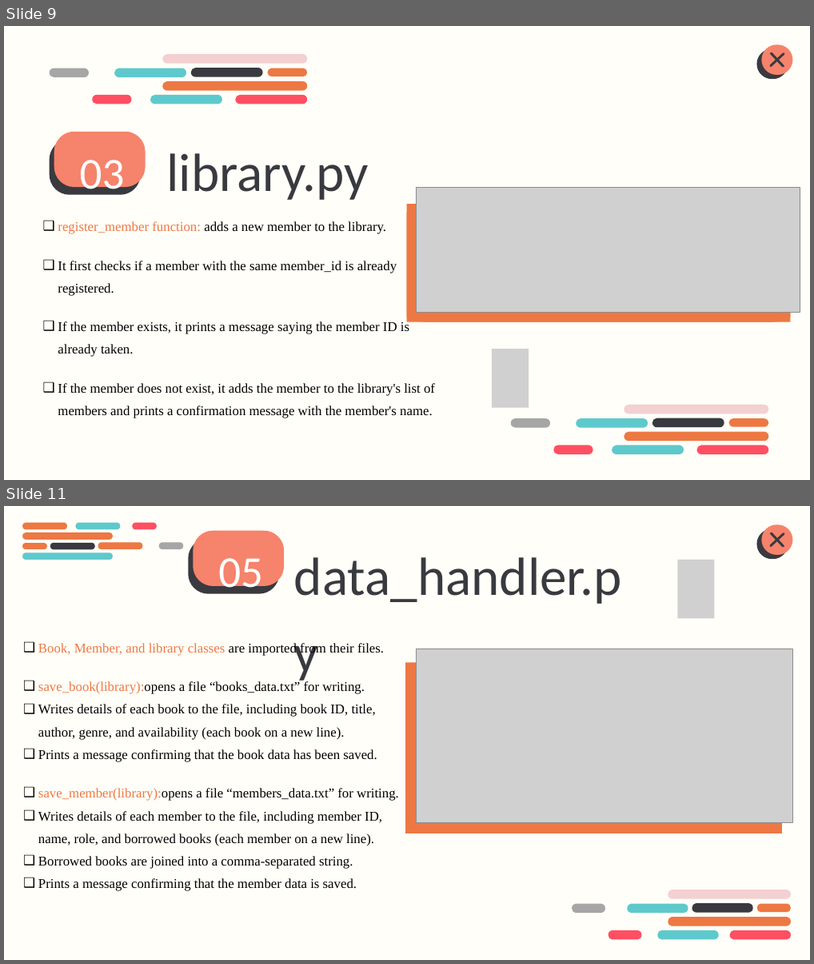
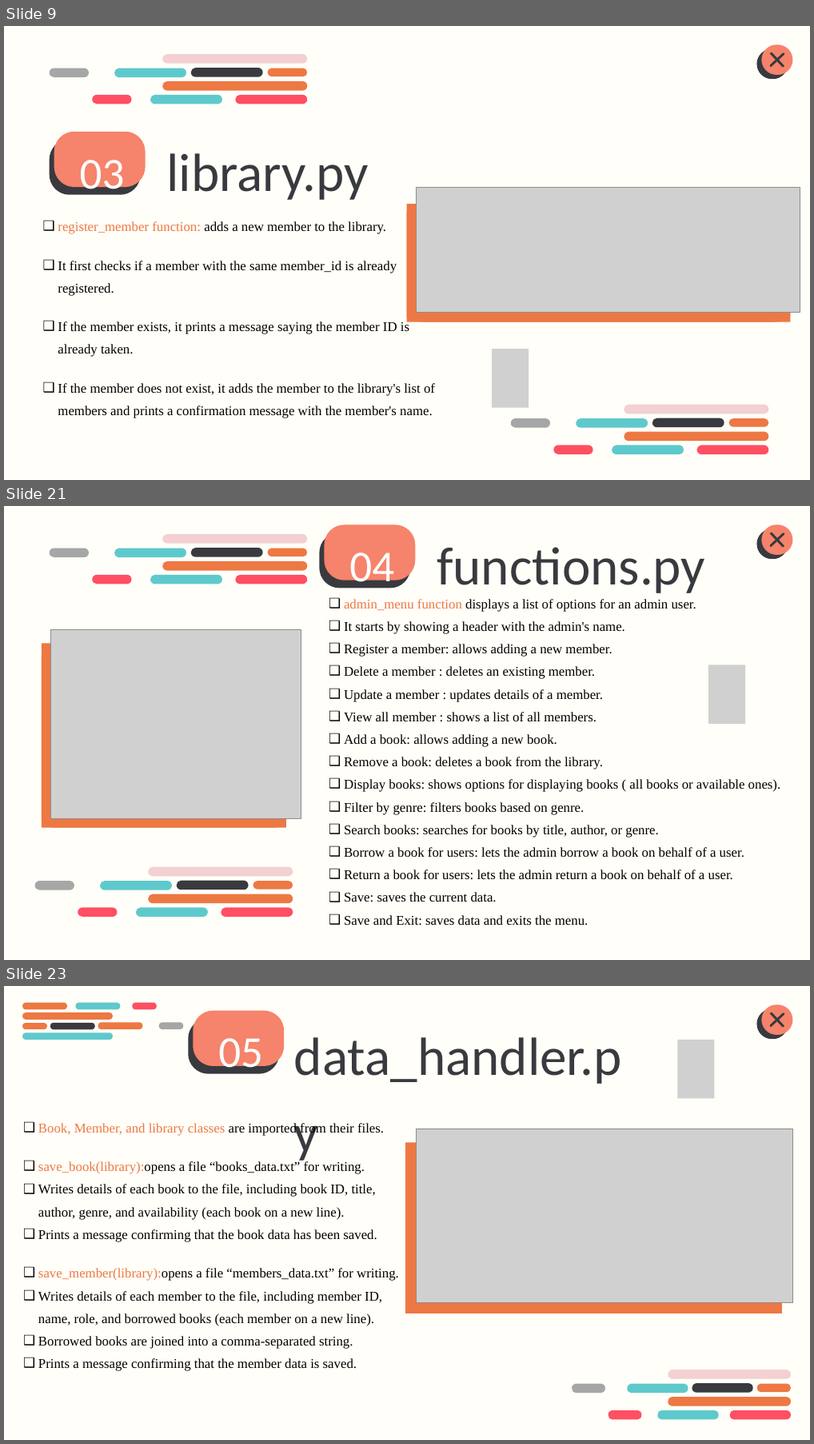
Before and after one commit to Mohamed-Salem-Ali/Library-Management-System, a slide deck: Library Console Management System.pptx. Shown one above the other, each under a label of ours: slides 9 and 11 before the commit, slides 9, 21 and 23 after it; the slides between them are not shown. The pictures are 814x964 and 814x1444 pixels, drawn with LibreOffice and Linux fonts; fonts in the diff are those of the drawing; grey boxes stand for pictures. Boxes give left, top, right and bottom in pixels: in the first picture for what was removed or moved away, otherwise in the second. Text is boxed around its words. In the diff, an @@ line names an element or a change of style, - is before the commit and + after.

```diff
--- a/Library Console Management System.pptx
+++ b/Library Console Management System.pptx
@@ slide 21 added at box(4, 506, 810, 960), background #FFFEF8 @@
@@ freeform shape added at box(325, 525, 416, 580), fill #F6836B @@
@@ group added at box(49, 534, 308, 584): 9 freeform shapes @@
@@ freeform shape added at box(320, 532, 411, 588), fill #393A3F @@
@@ text added at box(350, 552, 394, 592), 78.7 pt, text #FFFFFF @@
+04
@@ text added at box(437, 547, 706, 593), 96 pt, text #393A3F @@
+functions.py
@@ group added at box(757, 524, 793, 560): 4 freeform shapes @@
@@ text added at box(344, 599, 782, 925), 24 pt, text #000000 @@
+❑ admin_menu function displays a list of options for an admin user.
+❑ It starts by showing a header with the admin's name.
+❑ Register a member: allows adding a new member.
+❑ Delete a member : deletes an existing member.
+❑ Update a member : updates details of a member.
+❑ View all member : shows a list of all members.
+❑ Add a book: allows adding a new book.
+❑ Remove a book: deletes a book from the library.
+❑ Display books: shows options for displaying books ( all books or available ones).
+❑ Filter by genre: filters books based on genre.
+❑ Search books: searches for books by title, author, or genre.
+❑ Borrow a book for users: lets the admin borrow a book on behalf of a user.
+❑ Return a book for users: lets the admin return a book on behalf of a user.
+❑ Save: saves the current data.
+❑ Save and Exit: saves data and exits the menu.
@@ freeform shape added at box(42, 648, 286, 828), fill #ED7843 @@
@@ rectangle added at box(42, 643, 286, 828), fill #ED7843 @@
@@ picture added at box(50, 629, 301, 818) @@
@@ picture added at box(709, 665, 746, 724) @@
@@ group added at box(35, 867, 293, 916): 9 freeform shapes @@
@@ what was slide 11 is now slide 23 @@
```
Also in this commit, not shown: 3 slides changed, 11 other slides added, 6 other files.
